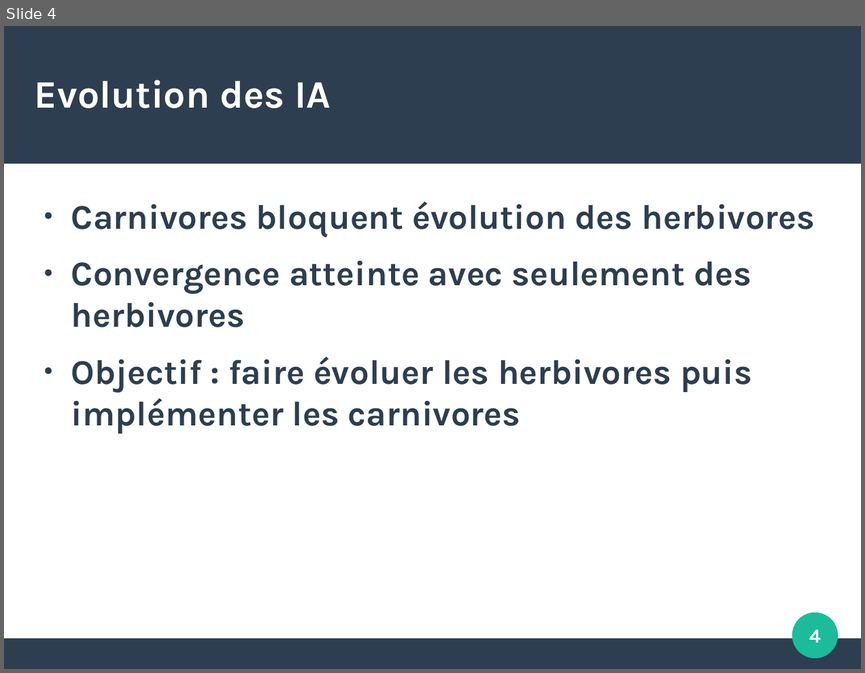
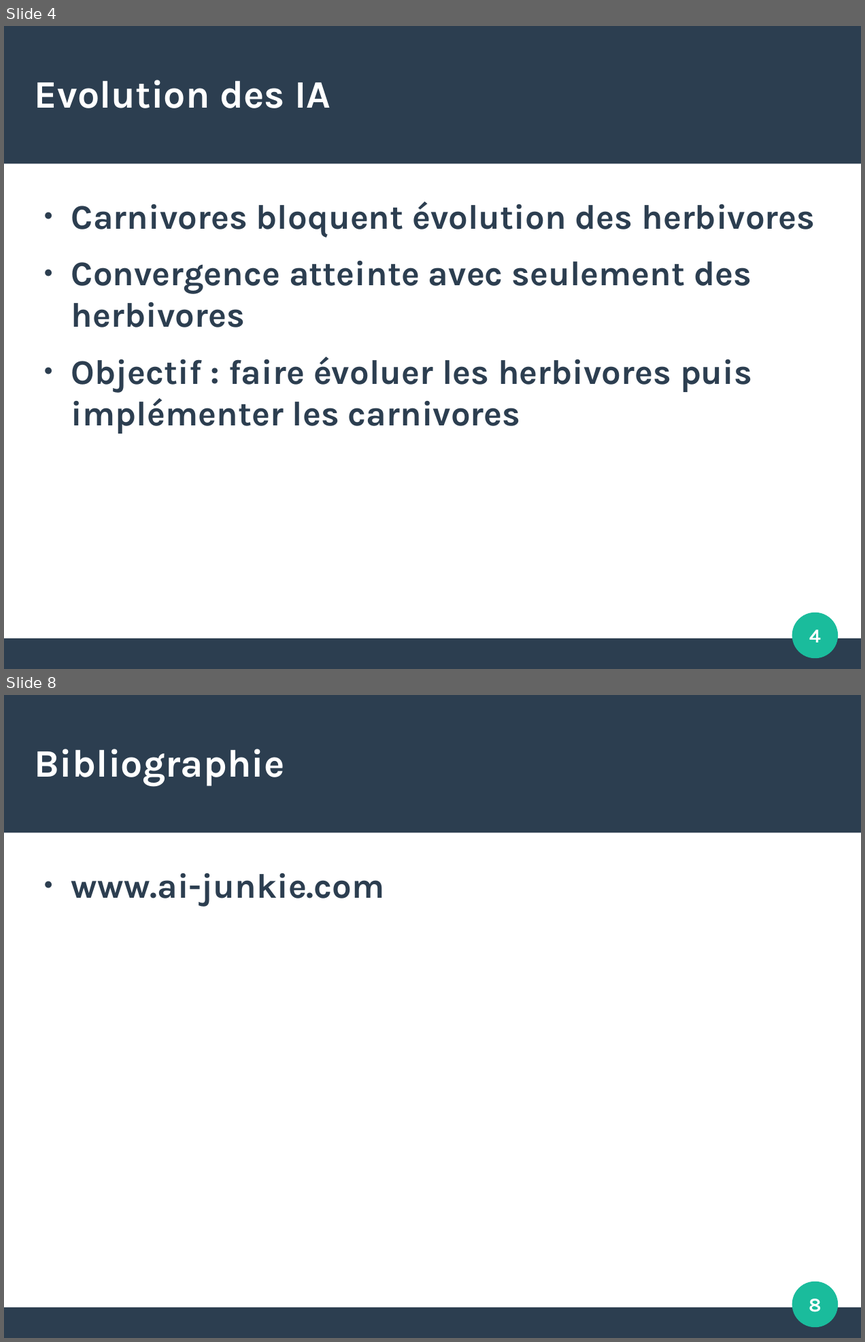
Before and after one commit to Xaxetrov/Fil-Rouge, a slide deck: doc/prez_best_fil_rouge_ever.odp. Shown one above the other, each under a label of ours: slide 4 before the commit, slides 4 and 8 after it; the slides between them are not shown. The pictures are 865x673 and 865x1342 pixels, drawn with LibreOffice and Linux fonts; fonts in the diff are those of the drawing. Boxes give left, top, right and bottom in pixels: in the first picture for what was removed or moved away, otherwise in the second. Text is boxed around its words. In the diff, an @@ line names an element or a change of style, - is before the commit and + after.

```diff
--- a/doc/prez_best_fil_rouge_ever.odp
+++ b/doc/prez_best_fil_rouge_ever.odp
@@ slide 8 added at (4,695,861,1338), background #FFFFFF; not listed: 3 template elements that a slide beside it also shows @@
@@ title added at (35,749,285,786), 36 pt, text #FFFFFF, bold @@
+Bibliographie
@@ text added at (71,873,385,906), 32 pt, text #2C3E50, bold @@
+● www.ai-junkie.com
@@ page number added at (808,1298,821,1312), 18 pt, text #FFFFFF, bold @@
+8
```
Also in this commit, not shown: 3 slides changed, 1 other slide added, 10 other files.
